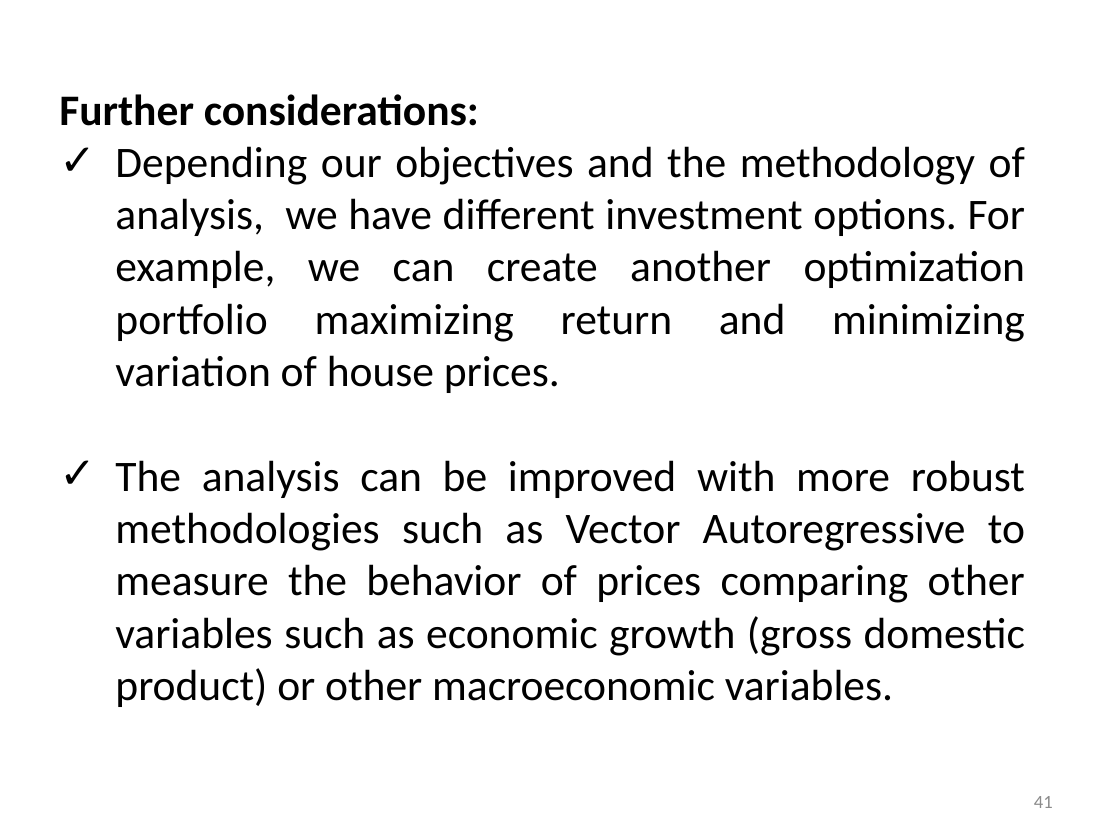
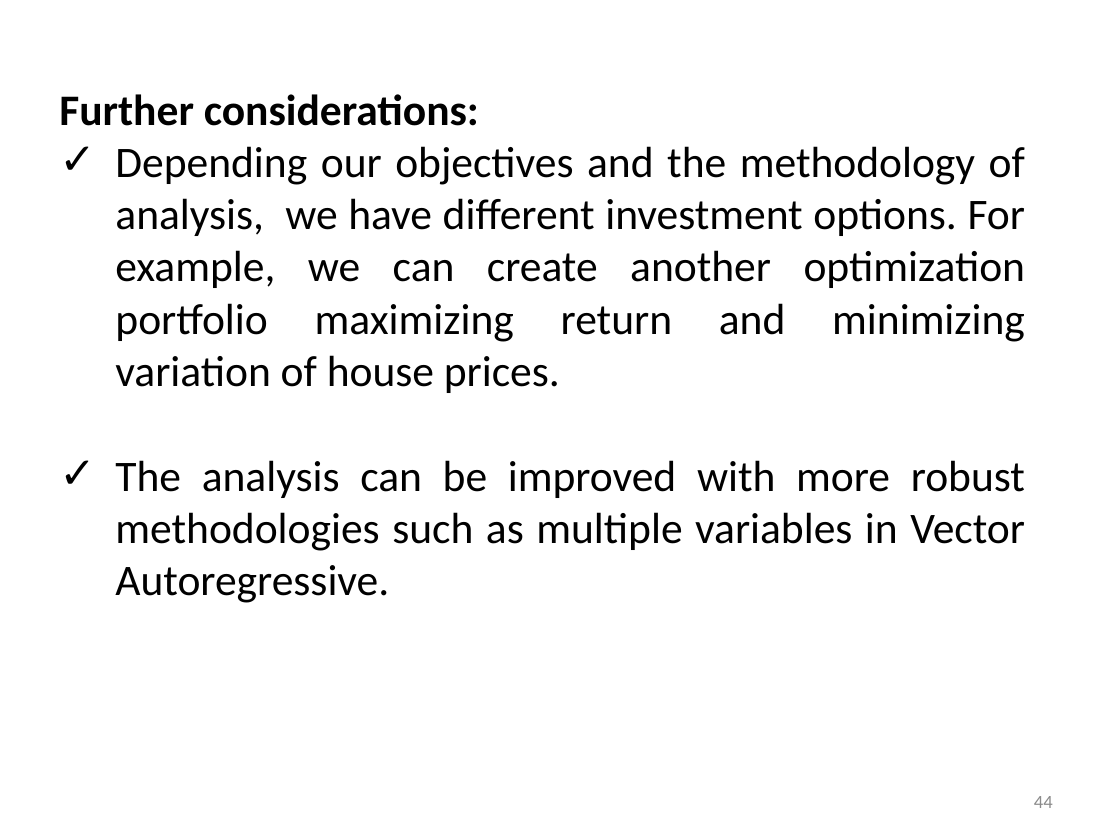
Before and after one commit to minoruronny79/DataIncubator_PortfolioInvestment_RealState, a slide deck: slide 44 of MaeshiroMinoru_HousePrices_USA.pptx (slide 41 before the commit). Drawn at 1120x840 pixels with LibreOffice and Linux fonts; fonts in the diff are those of the drawing. Boxes give left, top, right and bottom in pixels: in the first picture for what was removed or moved away, otherwise in the second. Text is boxed around its words. In the diff, an @@ line names an element or a change of style, - is before the commit and + after.

```diff
--- a/MaeshiroMinoru_HousePrices_USA.pptx
+++ b/MaeshiroMinoru_HousePrices_USA.pptx
@@ text at bbox=[115, 460, 1025, 603]: text changed @@
-✓ The analysis can be improved with more robust methodologies such as Vector Autoregressive to measure the behavior of prices comparing other variables such as economic growth (gross domestic product) or other macroeconomic variables.
+✓ The analysis can be improved with more robust methodologies such as multiple variables in Vector Autoregressive.
@@ page number at bbox=[1034, 796, 1053, 808]: text changed @@
-41
+44
```
Also in this commit, not shown: 6 other slides changed, 3 slides added.
